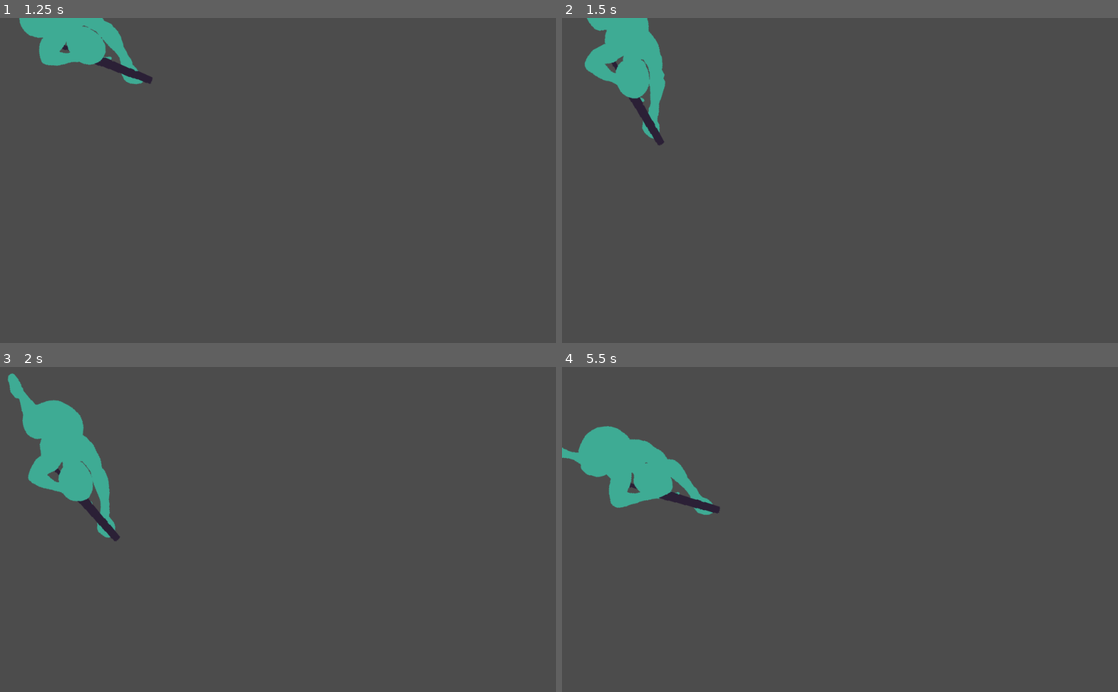
Above: before the commit, frames 1-4 (two rows, left to right).
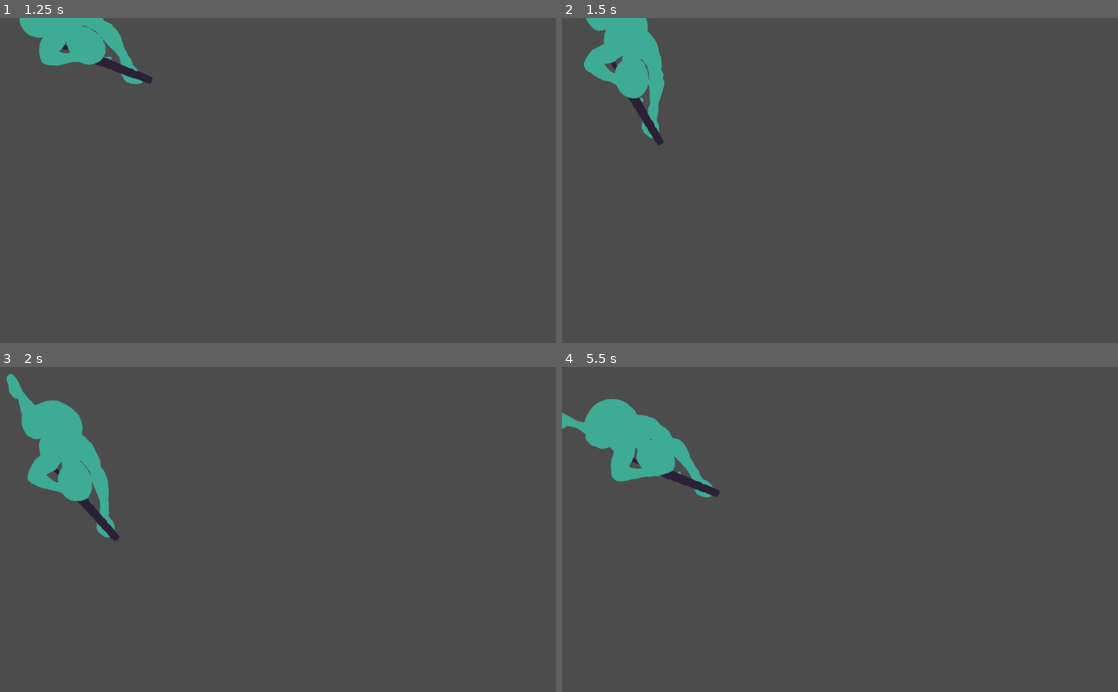
Above: after the commit, the same moments.

Repository: ZeeHatcher/project-vlastos
Game: Godot game, scene res://entities/player/player.tscn
Two runs of this game, one before a commit and one after it. Both use one fixed random seed, a clock stepped at 60 frames per second and the inputs below. The project has no main scene, so this scene is started directly.
Inputs (mouse positions are in pixels of both pictures, inside the frame that each line leads up to):
- Up to frame 1 (1.25 s): tap Enter at 0.5 s; move the mouse to (400, 164) at 0.52 s; hold D (right) from 0.53 s (still down)
- Up to frame 2 (1.5 s): move the mouse to (728, 196) at 1.27 s; release D (right) at 1.28 s; hold S (down) from 1.28 s (still down)
- Up to frame 3 (2 s): keep holding S (down)
- Up to frame 4 (5.5 s): move the mouse to (895, 458) at 2.02 s; release S (down) at 2.03 s; hold D (right) 2.03-2.78 s; move the mouse to (812, 594) at 2.77 s; hold W (up) 2.78-3.53 s; move the mouse to (1006, 578) at 3.52 s; hold A (left) 3.53-5.03 s; move the mouse to (673, 480) at 4.27 s; move the mouse to (867, 529) at 5.02 s; hold S (down) from 5.03 s (still down)

Frame 1 is identical in both runs. In frame 2, 0.3% of the frame differs, in the area x 3-19%, y 0-39%; in frame 3, 0.3%; in frame 4, 4.0%, in the area x 0-29%, y 9-46%.

Commit message:
export movement direction threshold as a property

Diff:
--- a/entities/player/player.gd
+++ b/entities/player/player.gd
@@ -3,6 +3,7 @@
 
 export(int) var speed = 200
 export(float) var slowness_multiplier = 0.5
+export(float) var dot_threshold = 0.5
 
 var _velocity = Vector2()
 var _facing = Vector2.UP
@@ -36,7 +37,7 @@
 
 func _handle_movement():
 	var dot = _velocity.normalized().dot(_facing)
-	var sp = speed if dot > 0 else speed * slowness_multiplier
+	var sp = speed if dot > dot_threshold else speed * slowness_multiplier
 
 	_velocity = _velocity.normalized() * sp
 	_velocity = move_and_slide(_velocity)
